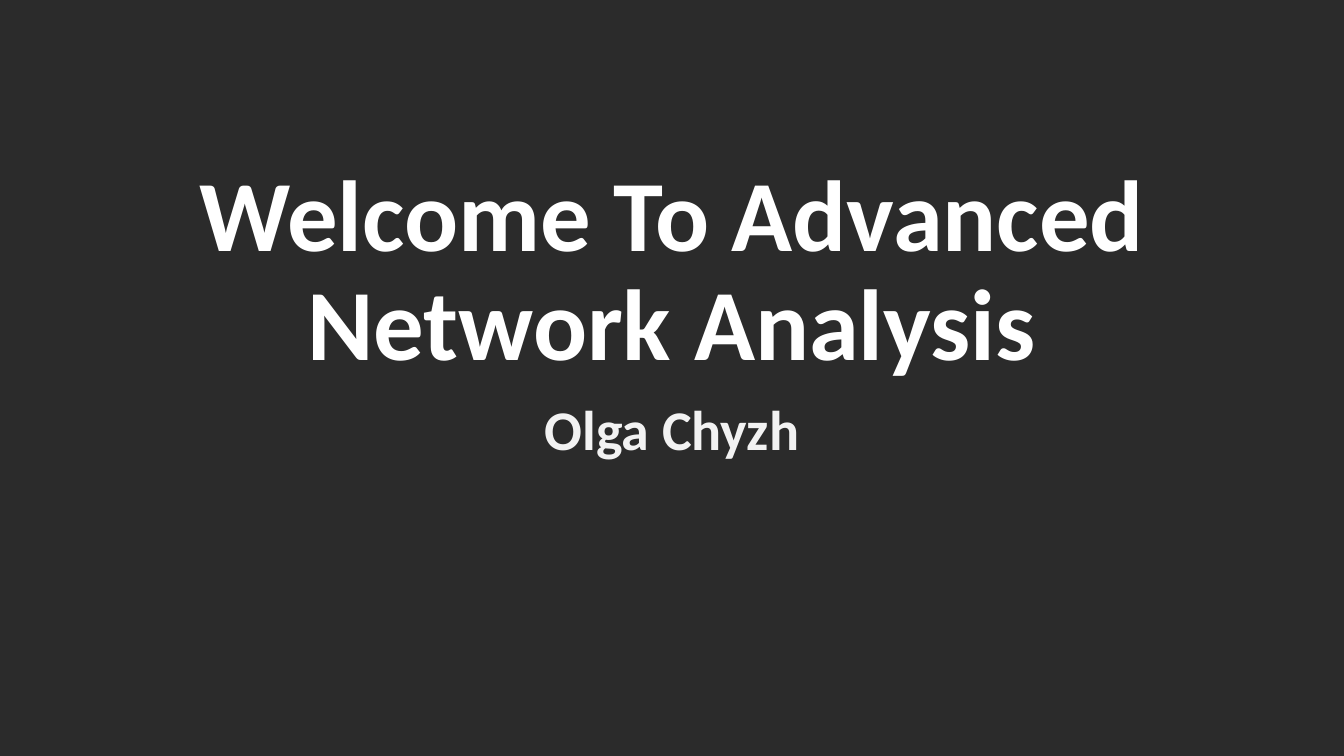
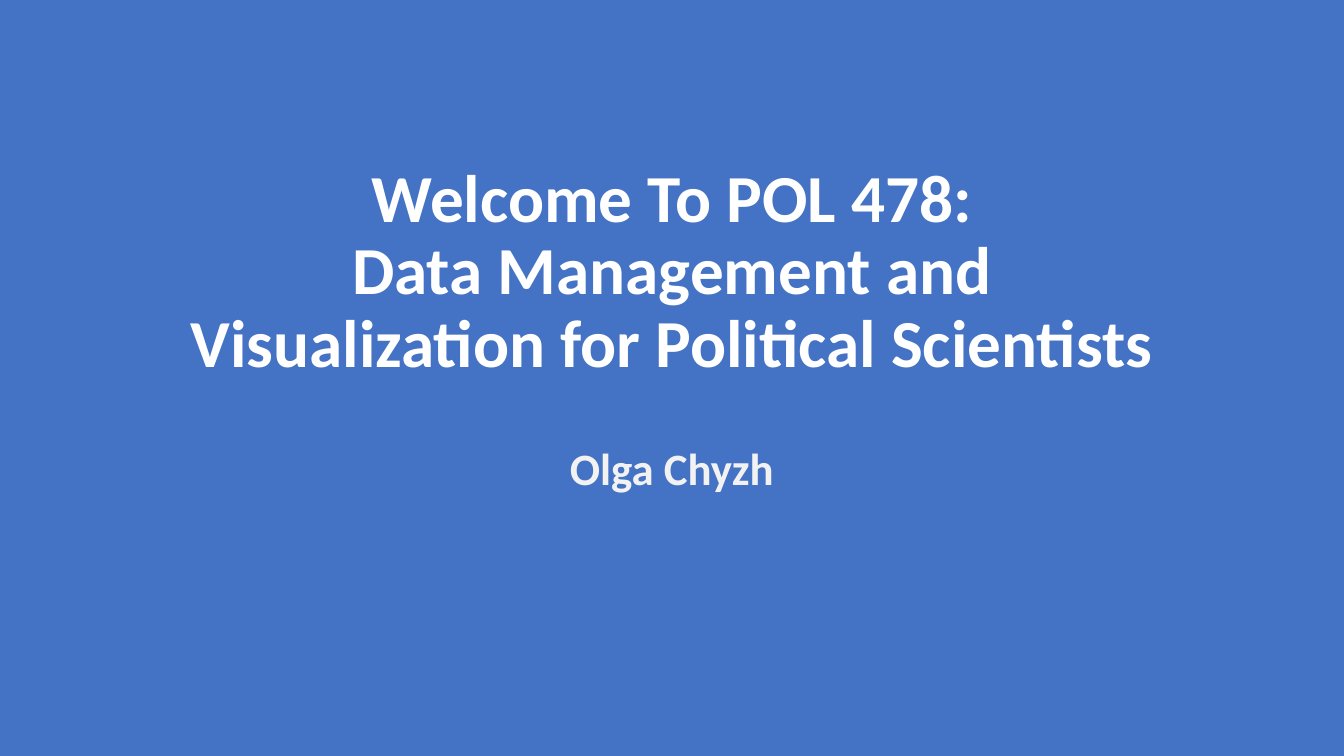
Before and after one commit to ochyzh/POL478, a slide deck: slide 1 of materials/01_Introduction.pptx. Drawn at 1344x756 pixels with LibreOffice and Linux fonts; fonts in the diff are those of the drawing; background and template pictures are left out; a plain dark background stands for a picture behind light text. Boxes give left, top, right and bottom in pixels: in the first picture for what was removed or moved away, otherwise in the second. Text is boxed around its words. In the diff, an @@ line names an element or a change of style, - is before the commit and + after.

```diff
--- a/materials/01_Introduction.pptx
+++ b/materials/01_Introduction.pptx
@@ background picture (left out) to #4472C4 @@
@@ title at (191, 175, 1152, 368): text changed; size 72 to 48 pt @@
-Welcome To Advanced Network Analysis
+Welcome To POL 478:
+Data Management and Visualization for Political Scientists
@@ subtitle "Olga Chyzh": place and size @@
-subtitle "Olga Chyzh" at (545, 410, 799, 460)
+subtitle "Olga Chyzh" at (570, 453, 774, 493)
@@ subtitle "Olga Chyzh" at (570, 453, 774, 493): size 40 to 32 pt @@
```
Also in this commit, not shown: 9 other slides changed, 3 other files.
